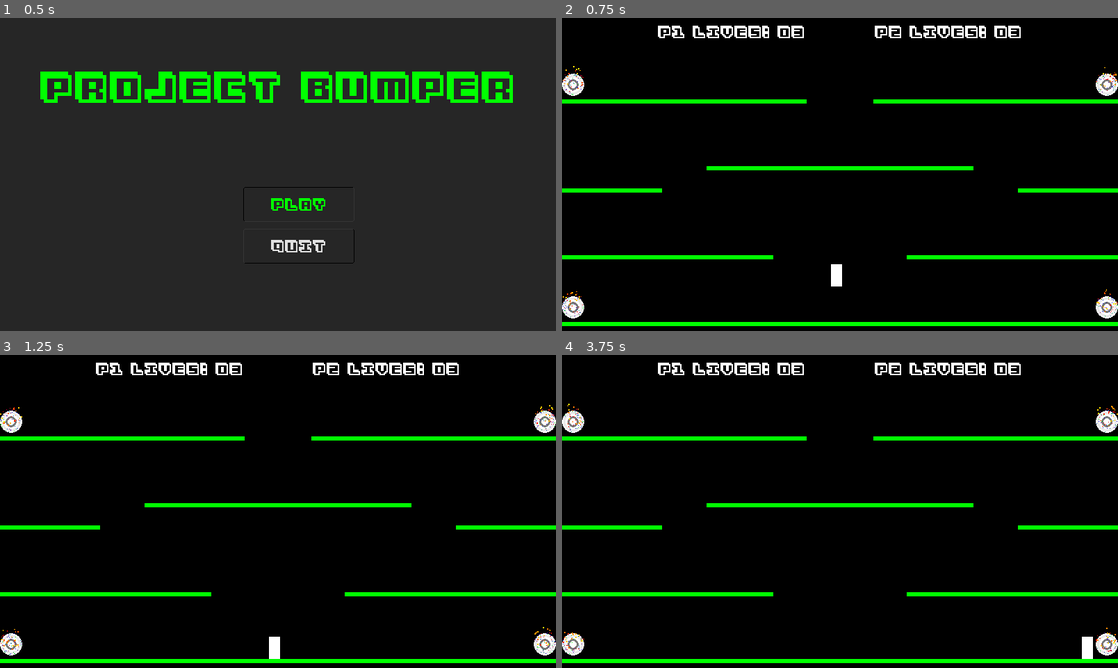
Above: before the commit, frames 1-4 (two rows, left to right).
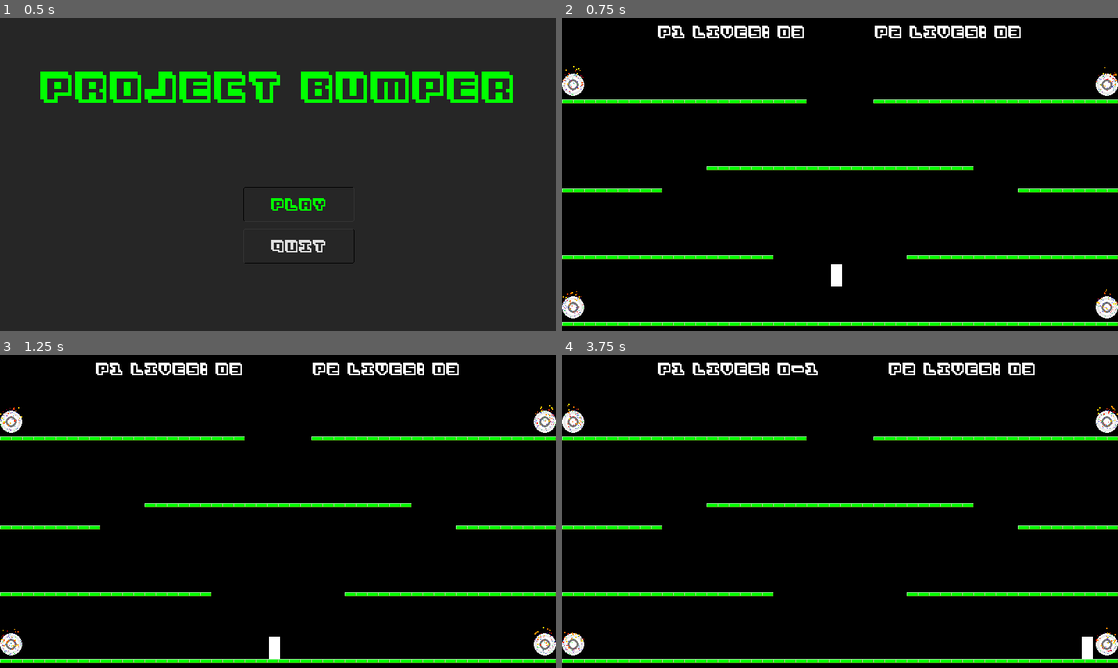
Above: after the commit, the same moments.

Repository: dawnwilson/project-one
Game: Godot game, scene res://Scenes/MainMenu.tscn
Two runs of this game, one before a commit and one after it. Both use one fixed random seed, a clock stepped at 60 frames per second and the inputs below.
Inputs:
- Up to frame 1 (0.5 s): no input
- Up to frame 2 (0.75 s): click "PLAY" at 0.5 s
- Up to frame 3 (1.25 s): no input
- Up to frame 4 (3.75 s): hold D (walk_right) 1.28-2.78 s; tap - (die, bound only after the commit) every 0.75 s from 1.35 to 3.6 s; tap W (jump) at 1.52, 2.27 s; hold A (walk_left) 2.78-3.53 s; hold D (walk_right) from 3.53 s (still down)

Frame 1 is identical in both runs. In frame 2, 1.9% of the frame differs, in the area x 0-100%, y 26-99%; in frame 3, 1.9%; in frame 4, 2.4%, in the area x 0-100%, y 2-99%.

Commit message:
Adjust floor sprite. Create Event Bus & global Health script and hook up player health.

Diff:
--- a/Scenes/HUD.tscn
+++ b/Scenes/HUD.tscn
@@ -1,8 +1,10 @@
-[gd_scene load_steps=2 format=2]
+[gd_scene load_steps=3 format=2]
 
 [ext_resource path="res://Assets/3Dventure_32.tres" type="DynamicFont" id=1]
+[ext_resource path="res://Scripts/HUD.gd" type="Script" id=2]
 
 [node name="HUD" type="CanvasLayer"]
+script = ExtResource( 2 )
 
 [node name="HBoxContainer" type="HBoxContainer" parent="."]
 anchor_left = 0.5
@@ -15,7 +17,7 @@
 "_edit_use_anchors_": false
 }
 
-[node name="Label" type="Label" parent="HBoxContainer"]
+[node name="P1HealthLabel" type="Label" parent="HBoxContainer"]
 margin_top = 5.0
 margin_right = 212.0
 margin_bottom = 35.0
@@ -26,7 +28,7 @@
 "_edit_use_anchors_": false
 }
 
-[node name="Label2" type="Label" parent="HBoxContainer"]
+[node name="P2HealthLabel" type="Label" parent="HBoxContainer"]
 margin_left = 312.0
 margin_top = 5.0
 margin_right = 524.0
--- /dev/null
+++ b/Scripts/Events.gd
@@ -0,0 +1,4 @@
+extends Node
+
+
+signal reduceHealth(playerNum)
--- /dev/null
+++ b/Scripts/HUD.gd
@@ -0,0 +1,16 @@
+extends CanvasLayer
+
+
+onready var p1Health = $HBoxContainer/P1HealthLabel
+onready var p2Health = $HBoxContainer/P2HealthLabel
+
+
+func _ready() -> void:
+	Events.connect("reduceHealth", self, "updateUI")
+
+
+func updateUI(playerNum: int) -> void:
+	if playerNum == 1:
+		p1Health.text = "P1 Lives: 0%d" % [Health.playerHealth[1]]
+	if playerNum == 2:
+		p2Health.text = "P2 Lives: 0%d" % [Health.playerHealth[2]]
--- /dev/null
+++ b/Scripts/Health.gd
@@ -0,0 +1,23 @@
+extends Node
+
+
+var playerHealth: Dictionary = {"1": 3, "2": 3}
+
+
+func _ready() -> void:
+	playerHealth[1] = 3
+	playerHealth[2] = 3
+
+
+func reduceHealth(playerNum: int) -> void:
+	playerHealth[playerNum] -= 1
+	Events.emit_signal("reduceHealth", playerNum)
+	if playerHealth[playerNum] == 0:
+		# Go to End Game Screen!
+		pass
+
+
+# FOR TESTING ONLY
+func _process(delta: float) -> void:
+	if Input.is_action_just_pressed("die"):
+		reduceHealth(1)
--- a/project.godot
+++ b/project.godot
@@ -14,6 +14,11 @@
 run/main_scene="res://Scenes/MainMenu.tscn"
 config/icon="res://icon.png"
 
+[autoload]
+
+Health="*res://Scripts/Health.gd"
+Events="*res://Scripts/Events.gd"
+
 [debug]
 
 settings/fps/force_fps=60
@@ -26,6 +31,30 @@
 window/size/test_height=450
 window/stretch/mode="2d"
 window/stretch/aspect="keep"
+
+[importer_defaults]
+
+texture={
+"compress/bptc_ldr": 0,
+"compress/hdr_mode": 0,
+"compress/lossy_quality": 0.7,
+"compress/mode": 0,
+"compress/normal_map": 0,
+"detect_3d": false,
+"flags/anisotropic": false,
+"flags/filter": false,
+"flags/mipmaps": false,
+"flags/repeat": 0,
+"flags/srgb": 2,
+"process/HDR_as_SRGB": false,
+"process/fix_alpha_border": true,
+"process/invert_color": false,
+"process/normal_map_invert_y": false,
+"process/premult_alpha": false,
+"size_limit": 0,
+"stream": false,
+"svg/scale": 1.0
+}
 
 [input]
 
@@ -44,6 +73,11 @@
 "events": [ Object(InputEventKey,"resource_local_to_scene":false,"resource_name":"","device":0,"alt":false,"shift":false,"control":false,"meta":false,"command":false,"pressed":false,"scancode":87,"physical_scancode":0,"unicode":0,"echo":false,"script":null)
  ]
 }
+die={
+"deadzone": 0.5,
+"events": [ Object(InputEventKey,"resource_local_to_scene":false,"resource_name":"","device":0,"alt":false,"shift":false,"control":false,"meta":false,"command":false,"pressed":false,"scancode":45,"physical_scancode":0,"unicode":0,"echo":false,"script":null)
+ ]
+}
 
 [physics]
 
Binary file changed: Assets/floor.png
